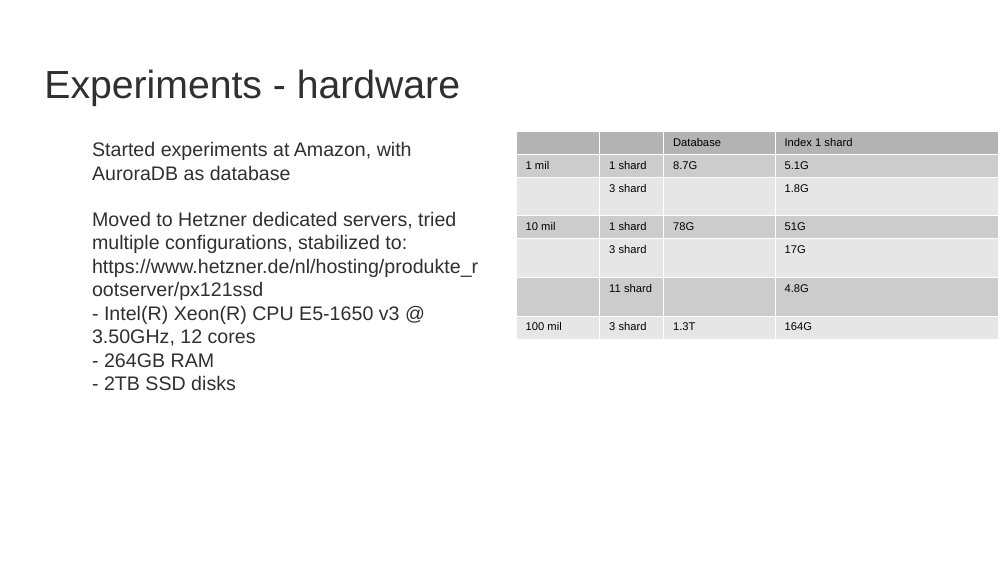
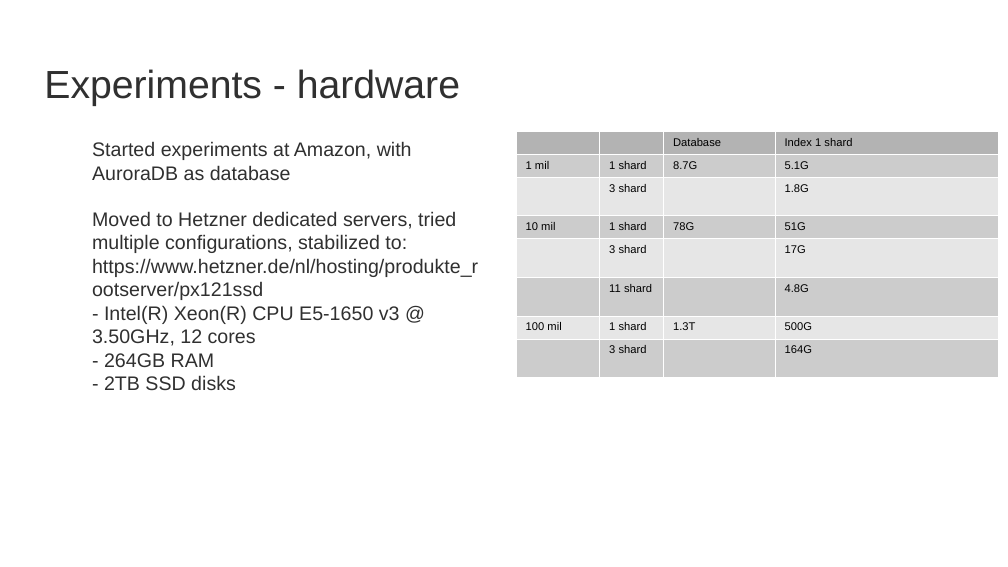
Before and after one commit to OrderOfTheBee/beecon, a slide deck: slide 13 of 2017/assets/files/L21/BeeCon2017.odp. Drawn at 1008x567 pixels with LibreOffice and Linux fonts; fonts in the diff are those of the drawing; background and template pictures are left out. Boxes give left, top, right and bottom in pixels: in the first picture for what was removed or moved away, otherwise in the second. Text is boxed around its words. In the diff, an @@ line names an element or a change of style, - is before the commit and + after.

```diff
--- a/2017/assets/files/L21/BeeCon2017.odp
+++ b/2017/assets/files/L21/BeeCon2017.odp
@@ table at [516,131,999,391] @@
-row 7: 100 mil | 3 shard | 1.3T | 164G
+row 7: 100 mil | 1 shard | 1.3T | 500G
+row 8:  | 3 shard |  | 164G
```
Also in this commit, not shown: 4 other slides changed, 26 other files.
